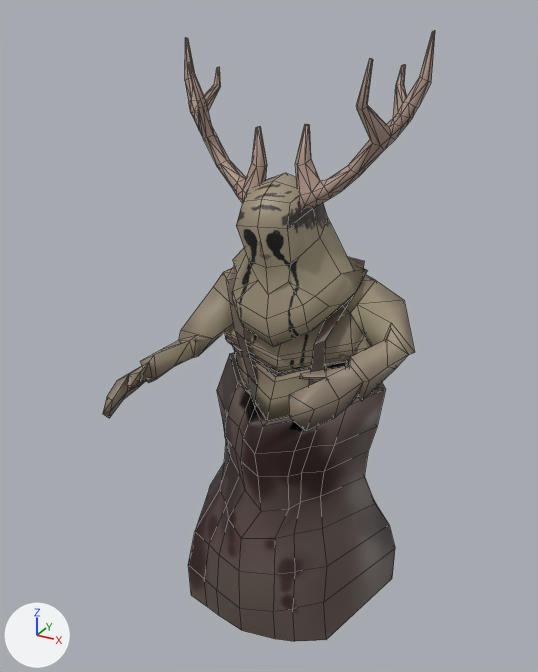
Two versions of the Blender file Assets/mira_prepare/beast/models/beast.blend, one commit apart.
Both versions are drawn from a 50 mm camera at (1.27, -2.55, 2.45) aimed at (-0.01, -0.23, 1.28). The axes (+X, +Y, +Z) are drawn at lower left. The lights are the same throughout. Mesh edges are drawn as thin lines.

Names of what the first picture shows: 'HumanoidBase_NotOverlapping'.
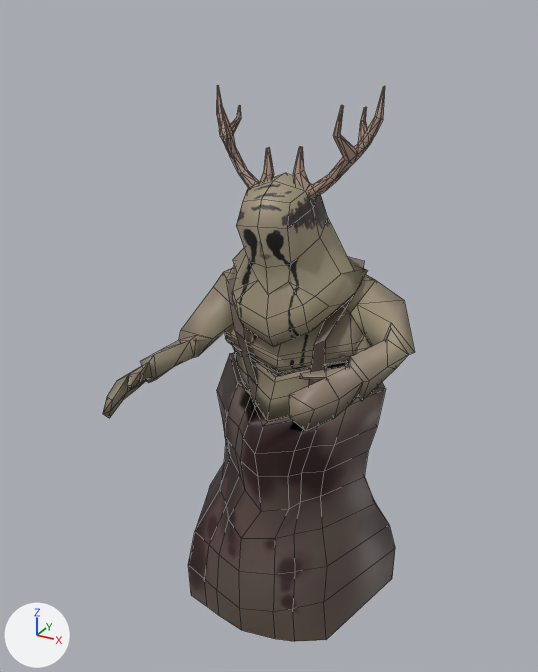
Changed parts and their boxes (x1, y1, x2, y2) in the pictures (538 x 672 px; the box of a moved part takes in the faces that stretch with it):
'HumanoidBase_NotOverlapping', reshaped (6% narrower, 9% shorter): before (103, 31, 435, 642); after (103, 85, 415, 642)
part 1 of me_humanoidbase_notoverlapping, moved or reshaped: before (185, 31, 435, 210); after (217, 85, 385, 198)

What changed in the scene script:
```text
Change me_humanoidbase_notoverlapping:
    used by ob_humanoidbase_notoverlapping; location = (0.002, 0.0, 0.0); rotation_euler = (1.571, 0.0, 0.0), in degrees (90, 0, 0)
    remove me_humanoidbase_notoverlapping.from_pydata(...)  # 656 vertices, 855 faces, 9 loose edges; spans x -0.5..0.62, y -0.03..2.38, z -0.4..0.88
    add me_humanoidbase_notoverlapping.from_pydata(...)  # 656 vertices, 855 faces, 9 loose edges; spans x -0.48..0.62, y -0.03..2.21, z -0.4..0.88
    me_humanoidbase_notoverlapping part 1: 201 of the vertices in x -0.5..0.48, y 1.78..2.38, z -0.05..0.23 are scaled about their middle by 0.687, then moved by (0.0, -0.08, 0.0)
```
